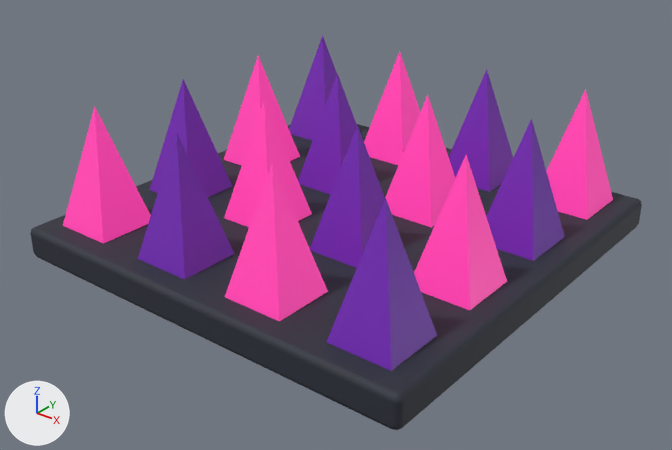
The Blender file orbit_runner_game/assets_source/blender/HAZ_Spikes.blend: old version first, new version second.
One viewpoint serves both versions: a 50 mm camera at (2.37, -3.03, 1.95) aimed at (0.04, -0.12, 0.14). The axes (+X, +Y, +Z) are drawn at lower left. The lights are the same throughout. The picture after the commit comes second.

Objects in the first picture: 'Base', 'Spikes'.
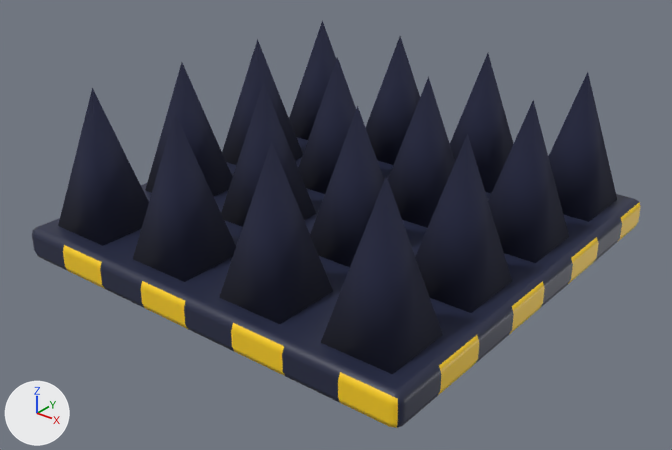
Location of each change, (x1, y1, x2, y2) in pixels of the pictures (672 x 450 px):
'SpikesOutline', added (dark blue)
    after: (58, 20, 617, 374)
'Base', reshaped
    before: (30, 124, 642, 430)
    after: (32, 127, 640, 428)
part 1 of me_base, added (blue)
    after: (32, 127, 640, 428)
'Spikes', unchanged, covered by the edit
    before: (63, 35, 613, 371)

Edits to the bpy script that builds the scene:
```text
Add mat_m_hazardbody:
    mat_m_hazardbody = bpy.data.materials.new('M_HazardBody')
    mat_m_hazardbody.use_nodes = True; mat_m_hazardbody.node_tree.nodes.clear()
    _N = mat_m_hazardbody.node_tree.nodes; _L = mat_m_hazardbody.node_tree.links
    n0 = _N.new('ShaderNodeBsdfPrincipled'); n0.name = 'Principled BSDF'
    n0.inputs[2].default_value = 0.45  # 'Roughness'
    n1 = _N.new('ShaderNodeOutputMaterial'); n1.name = 'Material Output'
    n2 = _N.new('ShaderNodeVertexColor'); n2.name = 'Color Attribute'
    n2.layer_name = 'Col'
    _L.new(n0.outputs[0], n1.inputs[0])  # 'BSDF' to 'Surface'
    _L.new(n2.outputs[0], n0.inputs[0])  # 'Color' to 'Base Color'
Add mat_m_outline:
    mat_m_outline = principled_material('M_Outline')
    mat_m_outline.base_color = (0.011, 0.0137, 0.0423)  # dark blue #1b1f3a
    mat_m_outline.roughness = 1.0
Change me_base:
    used by ob_base; location = (0.0, 0.0, 0.075)
    remove me_base.from_pydata(...)  # 8 vertices, 6 faces; spans x -1.0..1.0, y -1.0..1.0, z -0.08..0.08
    remove me_base.materials.append(mat_m_dark)  # dark blue #2a2f3a
    add me_base.from_pydata(...)  # 578 vertices, 576 faces; spans x -1.0..1.0, y -1.0..1.0, z -0.08..0.08
    me_base part 1: 570 vertices added at x -1.0..1.0, y -1.0..1.0, z -0.08..0.08
    add me_base.materials.append(mat_m_hazardbody)
Add me_spikesoutline:
    me_spikesoutline.from_pydata(...)  # 96 vertices, 128 faces; spans x -0.22..2.34, y -1.28..1.28, z -0.33..0.32
    me_spikesoutline.polygons.foreach_set('use_smooth', [True] * 128)
    me_spikesoutline.materials.append(mat_m_outline)  # dark blue #1b1f3a
Add ob_spikesoutline:
    ob_spikesoutline = bpy.data.objects.new('SpikesOutline', me_spikesoutline)
    ob_spikesoutline.location = (-0.75, -0.75, 0.45)
    ob_spikesoutline.rotation_euler = (0.0, 0.0, 0.785)  # degrees (0, 0, 45)
```
